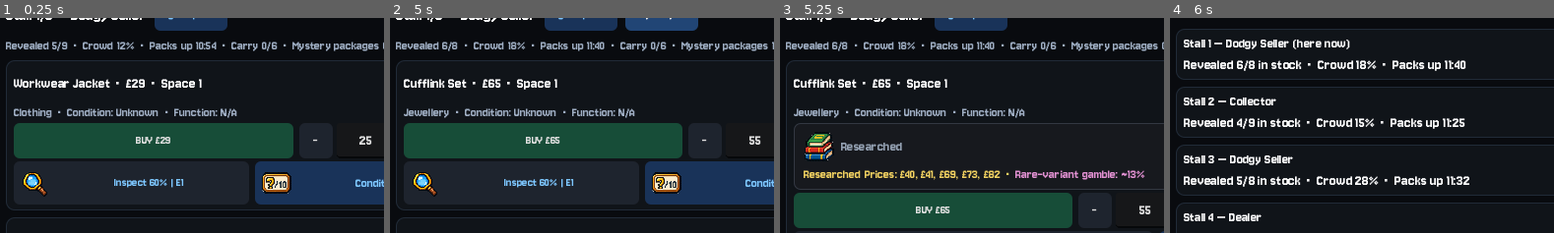
Above: before the commit, frames 1-4 (left to right).
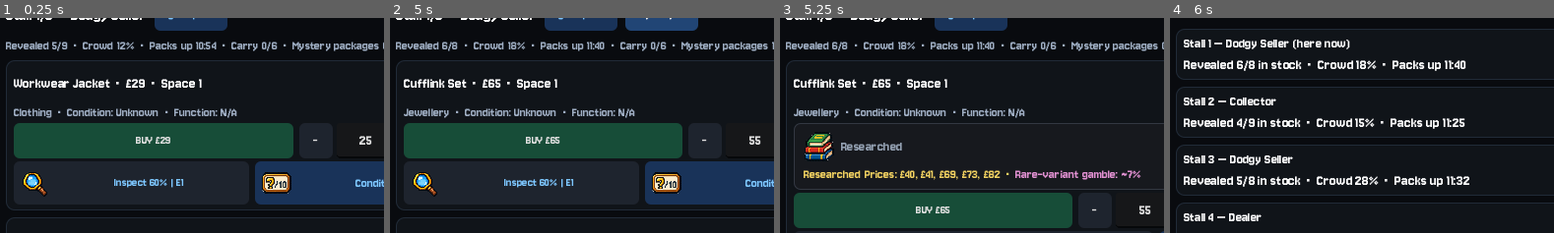
Above: after the commit, the same moments.

Repository: wmilburn1997-ai/car-boot-reseller
Game: Godot game, scene res://Main.tscn
The game is run twice, just before and just after one commit, with the same random seed, the same clock (stepped at 60 frames per second) and the same inputs.
Inputs:
- Up to frame 1 (0.25 s): no input
- Up to frame 2 (5 s): click "Inventory" at 0.5 s; click "UNLISTED (0)" at 1.25 s; click "LISTED (0)" at 2 s; click "End Day" at 2.75 s; click "Stall" at 3.5 s; click "? Mystery £30" at 4.25 s
- Up to frame 3 (5.25 s): click "Research £1 | E2" at 5 s
- Up to frame 4 (6 s): click "Stalls" at 5.75 s
The pictures show only the part of the screen within x 0-50%, y 42-92%; the shares and areas given below are measured in that part.

Frames 1-2 are identical in both runs. In frame 3, 0.1% of the frame differs, in the area x 90-96%, y 70-75%; in frame 4, nothing differs.

Commit message:
Rebalance economy: raise Deep Research cost, halve rare-variant odds and soften multipliers

Diff:
--- a/main.gd
+++ b/main.gd
@@ -1117,7 +1117,7 @@
 		"highlight_action": "",
 		"highlight_color": "yellow",
 		"basic_comps_max": 0.0,
-		"locked_gamble_hint": 0.20,
+		"locked_gamble_hint": 0.10,
 		"dismissed": false
 	}
 
@@ -2130,11 +2130,11 @@
 		else:
 			var deep_knowledge = float(category_knowledge.get(item["category"], 5))
 			var deep_chance = clamp(0.28 + deep_knowledge / 180.0, 0.28, 0.78)
-			var real_rare_chance = 0.20
+			var real_rare_chance = 0.10
 			if item["basic_researched"]:
-				real_rare_chance = clamp(float(item["locked_gamble_hint"]), 0.03, 0.35)
+				real_rare_chance = clamp(float(item["locked_gamble_hint"]), 0.02, 0.18)
 			var deep_button = Button.new()
-			deep_button.text = "Deep Research £9 | E12\nDiscovery %.0f%% | Rare %.0f%%" % [deep_chance * 100.0, real_rare_chance * 100.0]
+			deep_button.text = "Deep Research £18 | E12\nDiscovery %.0f%% | Rare %.0f%%" % [deep_chance * 100.0, real_rare_chance * 100.0]
 			deep_button.add_theme_color_override("font_color", Color(0.49,0.78,1.0,1.0))
 			deep_button.pressed.connect(Callable(self, "deep_research").bind(i))
 			deep_button.tooltip_text = "Digs into exact model/variant details. If you Basic Researched this item first, your rar …(214 unchanged characters)…
@@ -2425,7 +2425,7 @@
 	var potential = estimate_identified_potential(item)
 	var center = (float(potential[0]) + float(potential[1])) / 2.0
 	var value_ratio = clamp(float(item["asking"]) / max(1.0, center), 0.3, 2.5)
-	return clamp(0.05 + (value_ratio - 0.8) * 0.20, 0.03, 0.35)
+	return clamp(0.03 + (value_ratio - 0.8) * 0.10, 0.02, 0.18)
 
 func estimate_identified_potential(item):
 	var center = float(item["true_value"]) * float(item["identified_mult"]) * float(current_trends.get(item["category"], 1.0))
@@ -2510,15 +2510,15 @@
 	if item["deep_researched"]:
 		set_status("Deep Research has already been completed once.")
 		return
-	if cash < 9.0 or energy < 12:
-		set_status("Need £9 and E12.")
+	if cash < 18.0 or energy < 12:
+		set_status("Need £18 and E12.")
 		return
 	var before = estimate_identified_potential(item)
-	cash -= 9.0
-	item["extra_spend"] += 9.0
+	cash -= 18.0
+	item["extra_spend"] += 18.0
 	energy -= 12
 	current_time_minutes += 20
-	day_stats["research"] += 9.0
+	day_stats["research"] += 18.0
 	item["deep_researched"] = true
 	item["action_order"].append("deep_research")
 
@@ -2551,19 +2551,19 @@
 	var rare_roll = rng.randf()
 	var rare_mult = 1.0
 	var rare_tier = ""
-	var total_chance = 0.20
+	var total_chance = 0.10
 	if item["basic_researched"]:
-		total_chance = clamp(float(item["locked_gamble_hint"]), 0.03, 0.35)
+		total_chance = clamp(float(item["locked_gamble_hint"]), 0.02, 0.18)
 	var exceptional_cut = total_chance * 0.05
 	var significant_cut = total_chance * 0.20
 	if rare_roll < exceptional_cut:
-		rare_mult = rng.randf_range(5.0, 10.0)
+		rare_mult = rng.randf_range(3.0, 5.0)
 		rare_tier = "EXCEPTIONAL rare variant"
 	elif rare_roll < exceptional_cut + significant_cut:
-		rare_mult = rng.randf_range(3.0, 5.0)
+		rare_mult = rng.randf_range(2.0, 2.8)
 		rare_tier = "significant rare variant"
 	elif rare_roll < total_chance:
-		rare_mult = rng.randf_range(2.0, 3.0)
+		rare_mult = rng.randf_range(1.4, 1.9)
 		rare_tier = "rare variant"
 	record_rng("Deep research rare-variant chance: %.1f%% | Rolled: %.2f%% | Result: %s" % [total_chance * 100.0, rare_roll * 100.0, ("%s x%.1f" % [rare_tier, rare_mult]) if rare_mult > 1.0 else "no rare variant"])
 	if rare_mult > 1.0:
@@ -3165,6 +3165,12 @@
 	show_shop()
 
 var patch_notes = [
+	{"version": "Latest — 09/09/2026 23:15", "notes": [
+		"Economy rebalance: simulated 40 days of play to find the actual runaway-wealth driver — it was Deep Research's rare-variant jackpot, which let players cheaply spam it on bargain-bought junk for near-free lottery odds",
+		"Deep Research cost raised £9 -> £18 (energy cost unchanged)",
+		"Rare-variant total chance roughly halved (was up to 35% on well-researched items, now up to 18%; default dropped from 20% to 10%), and the multiplier tiers softened (top tier was x5-10, now x3-5)",
+		"Simulated result: a skilled bargain-hunting player using haggling and Deep Research went from ~£300 to ~£2,800 average in 40 days before this change, now more like ~£1,350 — still a rewarding climb, not an exponential one",
+	]},
 	{"version": "Latest — 09/09/2026 22:45", "notes": [
 		"Reverted the energy icon rebuild from the previous update — it broke things",
 		"Replaced with a much simpler, zero-risk approach: the header now reads 'Energy 100/100' with a bold light-blue E, an …(242 unchanged characters)…
Not shown, changed: docs/index.html
Not shown, changed: docs/index.pck
